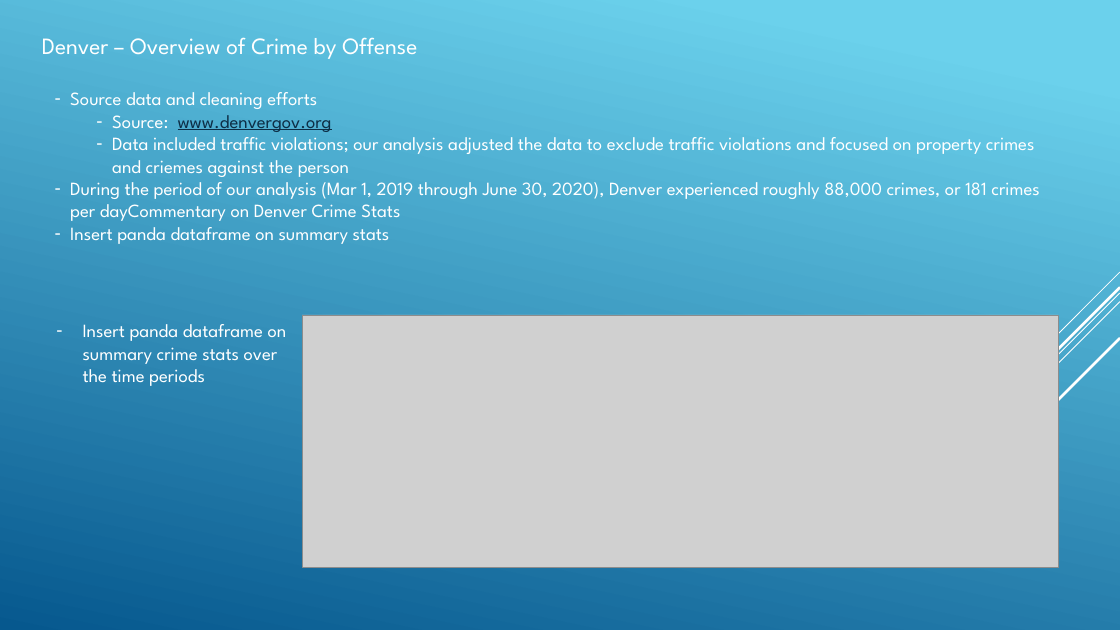
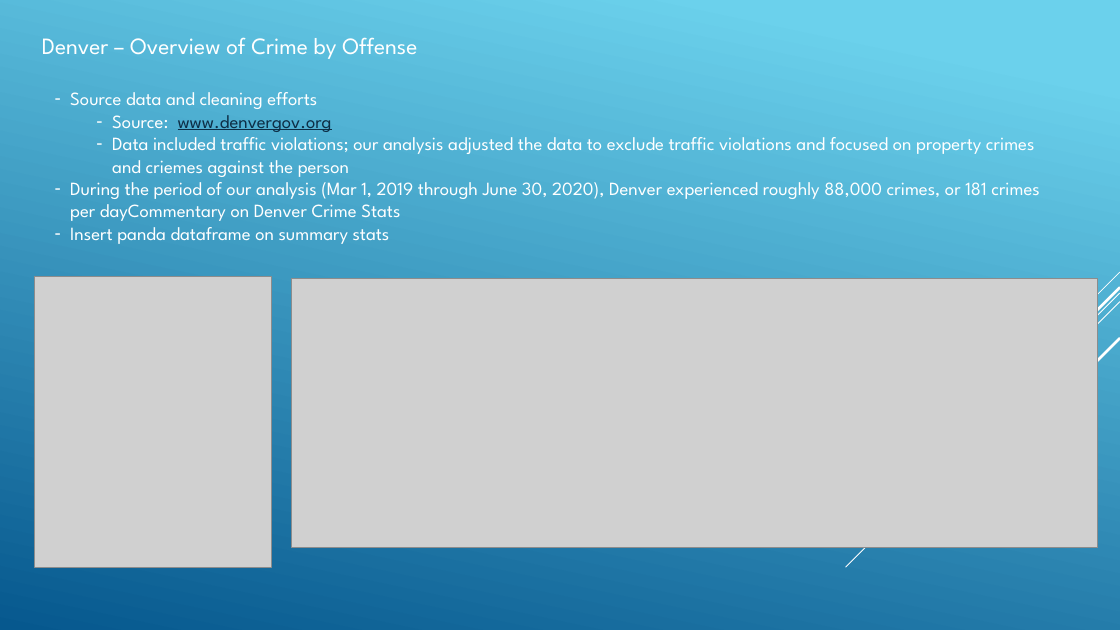
Before and after one commit to angelabanko/Project_1, a slide deck: slide 10 of Draft Presentation.pptx (slide 8 before the commit). Drawn at 1120x630 pixels with LibreOffice and Linux fonts; fonts in the diff are those of the drawing; grey boxes stand for pictures. Boxes give left, top, right and bottom in pixels: in the first picture for what was removed or moved away, otherwise in the second. Text is boxed around its words. In the diff, an @@ line names an element or a change of style, - is before the commit and + after.

Commit message:
Updated presentation

```diff
--- a/Draft Presentation.pptx
+++ b/Draft Presentation.pptx
@@ picture added at (34, 276, 271, 567) @@
@@ picture: place and size @@
-picture at (302, 315, 1059, 567)
+picture at (292, 279, 1098, 548)
@@ text removed at (83, 324, 287, 386) @@
-– Insert panda dataframe on summary crime stats over the time periods
```
Also in this commit, not shown: 1 other slide changed, 2 slides added, 5 other files.
